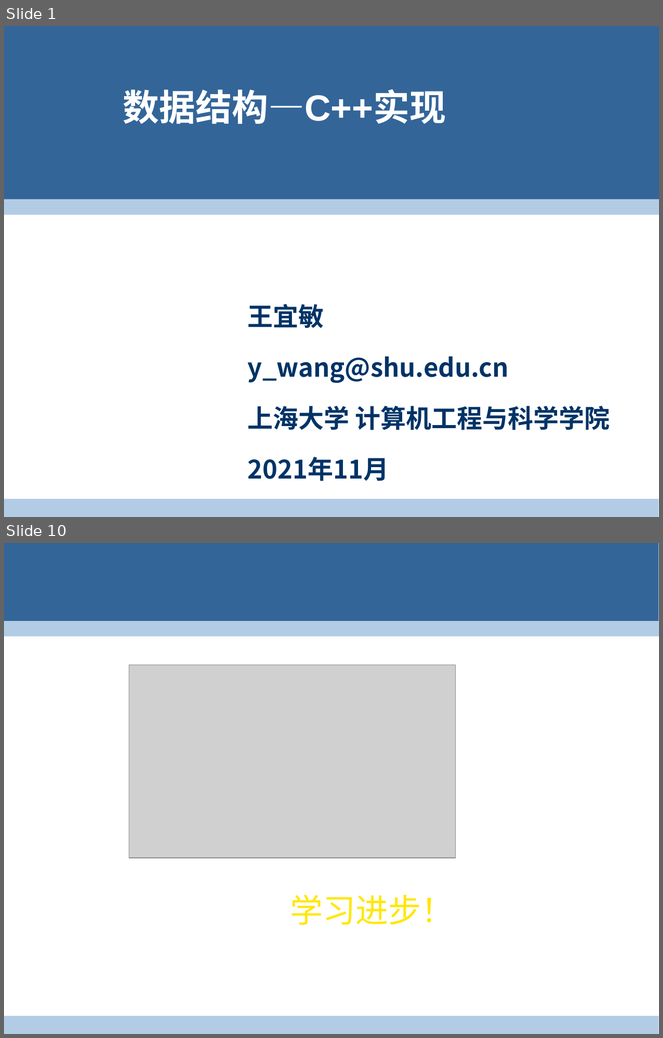
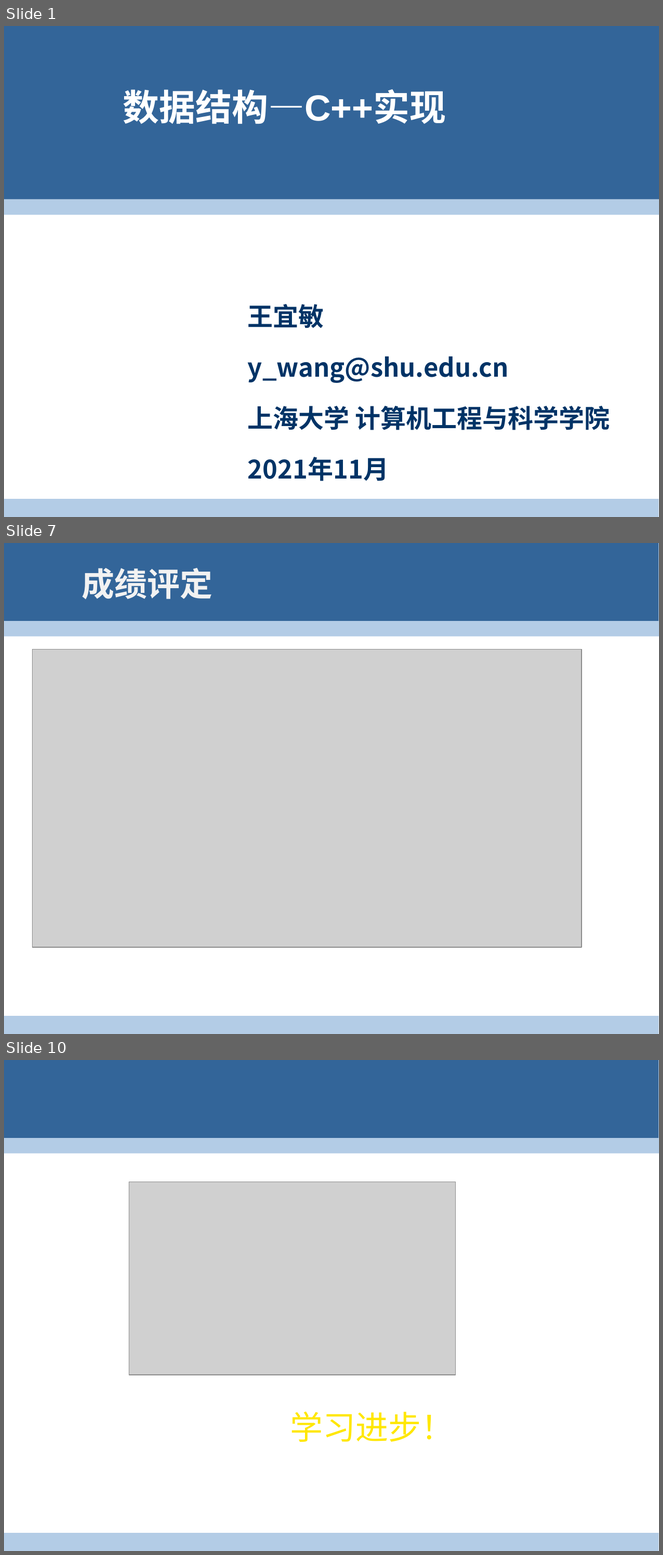
Before and after one commit to 2manifold/2manifold.github.io, a slide deck: lecture/0.pptx. Shown one above the other, each under a label of ours: slides 1 and 10 before the commit, slides 1, 7 and 10 after it; the slides between them are not shown. The pictures are 663x1038 and 663x1555 pixels, drawn with LibreOffice and Linux fonts; fonts in the diff are those of the drawing; grey boxes stand for pictures; background and template pictures are left out. Boxes give left, top, right and bottom in pixels: in the first picture for what was removed or moved away, otherwise in the second. Text is boxed around its words. In the diff, an @@ line names an element or a change of style, - is before the commit and + after.

```diff
--- a/lecture/0.pptx
+++ b/lecture/0.pptx
@@ slide 7 added at (4, 543, 659, 1034), background #FFFFFF; not listed: 3 template elements that a slide beside it also shows @@
@@ title added at (82, 568, 213, 599), 36 pt, text #F2F2F2, bold @@
+成绩评定
@@ picture added at (32, 649, 582, 947) @@
```
Also in this commit, not shown: 5 slides changed, 2 other slides added, 3 slides removed, 2 other files.
